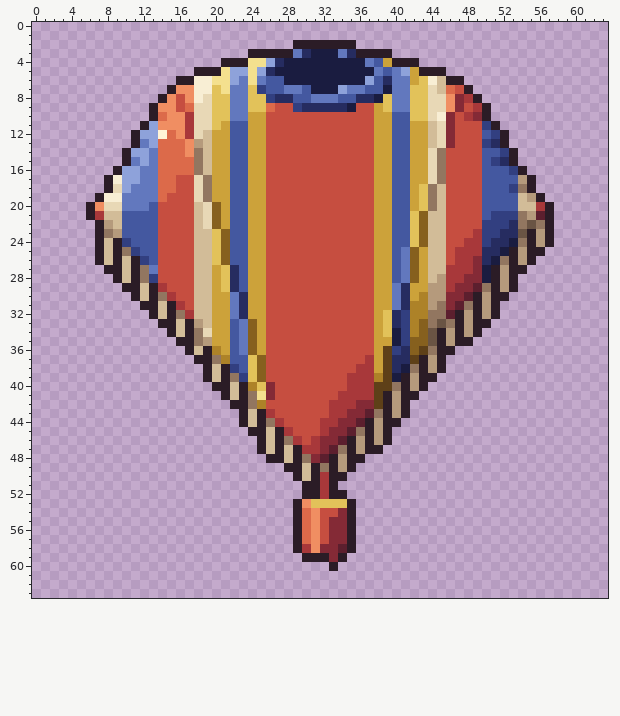
Edited in one commit: pixel-art file (aseprite-source/v3/art-wear-concepts/SA/cloak-1-striped-poncho.aseprite). The picture above is the old version.
64x64 pixels, 1 frame.
The result:
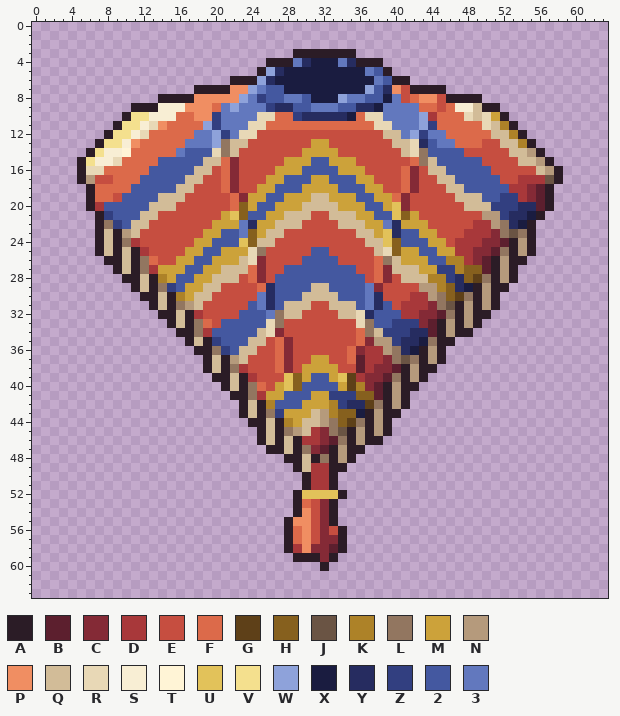
Palette (. is transparent): A #2b1c26  B #5c1f2e  C #842a36  D #a8383a  E #c64e40  F #dc6a4a  G #5e4018  H #86601e  J #6a5444  K #ad8228  L #927660  M #cca23a  N #b59a7c  P #f08e62  Q #d2bc98  R #e8d8b6  S #f8eed4  T #fff4d6  U #e2c25a  V #f4e08e  W #8ea2da  X #1a1c40  Y #262c60  Z #323f80  2 #4458a0  3 #6278be
Changes in this commit:
Changed rows in their new state; - is an unchanged pixel.
first column x 5:
 2 ------------------------.......-----------------------
 3 -------------------.....AAAAAAA....-------------------
 4 ----------------.....AAA3Y---3YAAA....----------------
 5 -------------.......AWY---------32A......-------------
 6 -----------......AAAWYX---------X32AA......-----------
 7 ----------...AAAAPPW3--XXX---XXXW-YPEAAAA...----------
 8 ----------AAAPPPPPW3Z2233-XXXW3322X-EFPPEAAA----------
 9 ------AA-SSSPPPF3W-33ZYY2233322YYX3--3FFEFSSQ-A-------
10 -----AVVSSSFFPPZ3--3RRFFZYYYYYXFRR3333WDFFFRQRMA------
11 ----AVVSR-FFFFWZ333RRFFFFFFFFFFFFRR333WZFFFFFRQKA-----
12 ---AVVSRFF-FF33WZ3RRE------------EQQ3WZ33FFFFFQQKA----
13 --AVVSPFF---333WLQQEE-----MM-----EEQQRY233FFFEEQQKA---
14 -AVSSTFFF--3222RLQEEE----MMMM----EEEQRL2222--EEEQQNA--
15 AVSSRFFFF22222-QFCEEE--MMM22MMM--EEEEFLQ22222EEEEQQNA-
16 ARRFFFFF22222Q-EFCEEE-MMM2222MMM-EEEFCEQQ2222-EEEEEQNA
17 ANEEFFF22222QQEEFCEEEMM222MM222MMEEEFCEEQQ222--EEDDDJA
18 -AFFFF22222QQEEEFCEE-M222MMMM222M-EEFCEEEQQ22---DDCBA-
19 -AFFE2222QQQ-EEEEFC--22MMMQQMMM22--FCEEEE-QQQ--ZZDCBA-
20 --D22222QQQ--EEEEFH-22MMMQQQQMMM22-UCEEEE--QQQZZZYYB--
21 -.AZ2--QQ----EEE-UH22MMQQQ--QQQMM22UHMEEE----NN-YYXA.-
22 ---LZ-QQE----EEM-M3Y-MQQQ----QQQM-3YMMMEE---DDNL-XA..-
23 ---QANQEE----EMM2-3H-QQ--------QQ-UY-2MME--D-DCLJL-..-
24 -----LDEE----MM22-UHQQ----------QQUH-22MM-D--CCBAN-..-
25 -----QADE---MM22MMMRL-----22-----QRHMM22MM--CCBL---.--
26 --.A---LF--MM22MMMQRC----2222----FLQMM-22KK--BAN-A.---
27 ---.----DMMM22M-QQQFC--22222222--FCQQQ-MZZKHHB---.----
28 ----.A-QAKM22MMQQQEFC-2222222222-FCEQQQKKZYHGL--------
29 -----.---LZ2MM-QEEEEFY2222QQ22223CEEEEN-KHYXAN-A.-----
30 ------.A-QAKM--EEEEE3Y222QQQQ2223YEEEDD-LHGL---.------
31 -------.---LN-EEEEE23Y2QQQ--QQQ23Y2EDDDC-JAN----------
32 --------.A-QADEEEE2223LQQ----QQRY222DDCCBL---A.-------
33 ---------.---LFE2-222RL--------RL22Z-ZCBAN---.--------
34 ----------.A--D22-22QRC--------FLQZZ-YYB---A.---------
35 -----------.-QAZ2-2QQ-FC-------FCNNZYYXL-A..----------
36 ------------.A-LZ-QQE-FC------FCDDNL-XAN-.------------
37 -------------.-QANQEE-FC--MM--FB-DCLJL----------------
38 -----------------LDEE-FC-MMMM--B-CCBAN-A.-------------
39 --------------.A-QADE--UHM22MUG-CCBL---.--------------
40 ---------------.---LFEMUH2222MGKCBAN-A.---------------
41 ----------------.A--DMM222MMZZZHHB---.----------------
42 -----------------.-QAK222MMMKZYYGL--------------------
43 ---------------------LZMMMQNKHHXAN-A.-----------------
44 ------------------.A-QAKMQQNLHGL---.------------------
45 -------------------.---LNQDCLJAN----------------------
46 -----------------------QAD--BL---A.-------------------
47 --------------------.A---LCBAN-A..--------------------
48 ---------------------..A-QAL---.----------------------
49 -----------------------.--DD-A.-----------------------
50 ------------------------.AD--.------------------------
51 --------------------------D---------------------------
52 ------------------------AUUUU-------------------------
53 -------------------------FECA..-----------------------
54 -------------------------PECA..-----------------------
55 -----------------------APPECA..-----------------------
56 -----------------------AFPECEA.-----------------------
57 -----------------------AFPEC-A.-----------------------
58 -----------------------ADPC-BA.-----------------------
59 ------------------------A--CA.------------------------
60 ---------------------------A.-------------------------
Changed places in both pictures, as pixel boxes (x1, y1, x2, y2):
changed: (77, 40, 563, 571)
